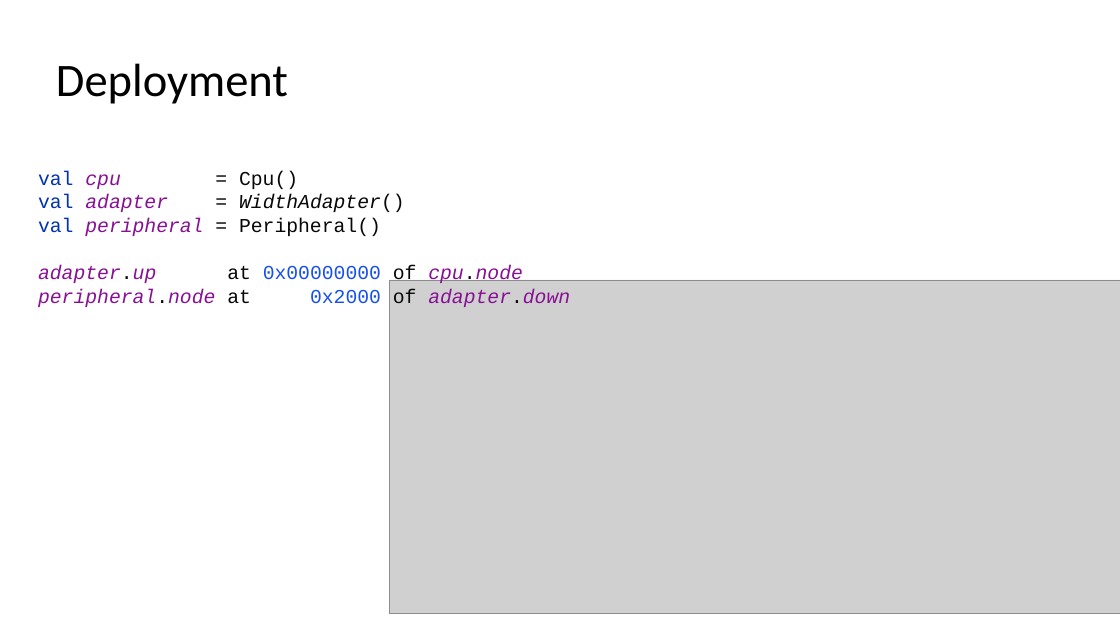
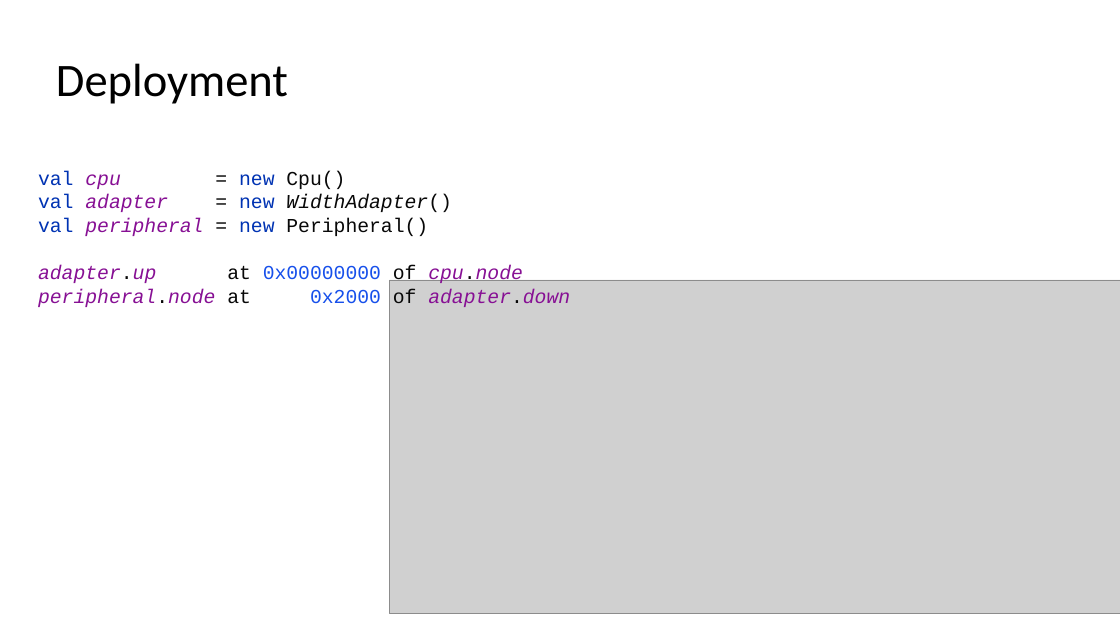
Before and after one commit to SpinalHDL/SpinalDoc, a slide deck: slide 55 of presentation/en/fsic_100723/fsic_100723.odp. Drawn at 1120x630 pixels with LibreOffice and Linux fonts; fonts in the diff are those of the drawing; grey boxes stand for pictures. Boxes give left, top, right and bottom in pixels: in the first picture for what was removed or moved away, otherwise in the second. Text is boxed around its words. In the diff, an @@ line names an element or a change of style, - is before the commit and + after.

```diff
--- a/presentation/en/fsic_100723/fsic_100723.odp
+++ b/presentation/en/fsic_100723/fsic_100723.odp
@@ text at bbox=[38, 171, 570, 307]: text changed @@
-val cpu = Cpu()
-val adapter = WidthAdapter()
-val peripheral = Peripheral()
-adapter.up at 0x00000000 of cpu.node
-peripheral.node at 0x2000 of adapter.down
+val cpu = new Cpu()
+val adapter = new WidthAdapter()
+val peripheral = new Peripheral()
+adapter.up at 0x00000000 of cpu.node
+peripheral.node at 0x2000 of adapter.down
```
Also in this commit, not shown: 6 other slides changed, 1 other file.
